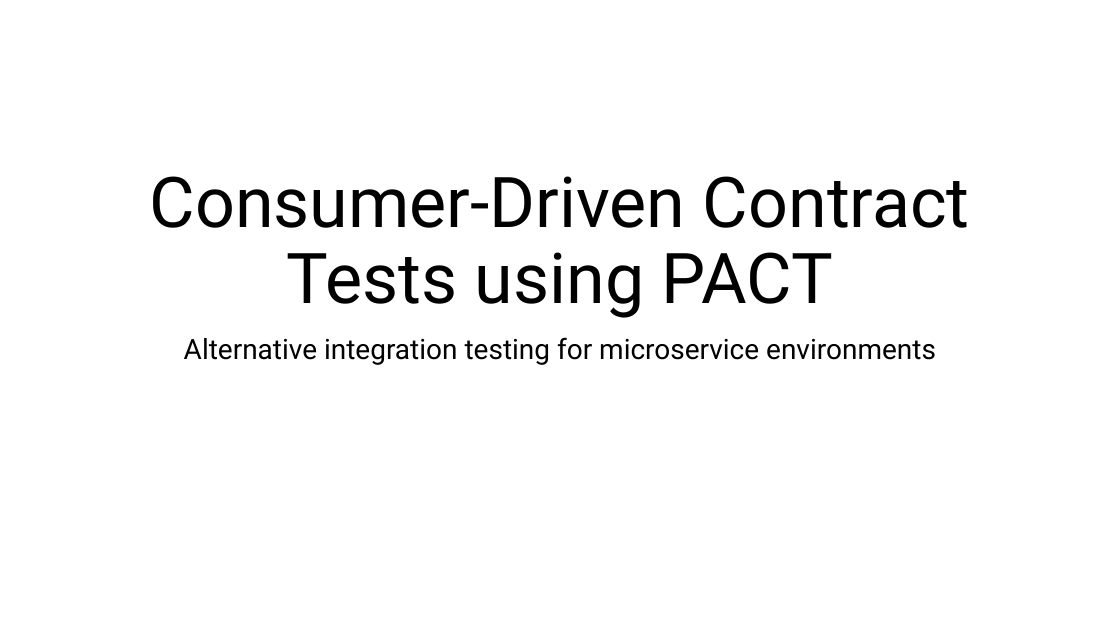
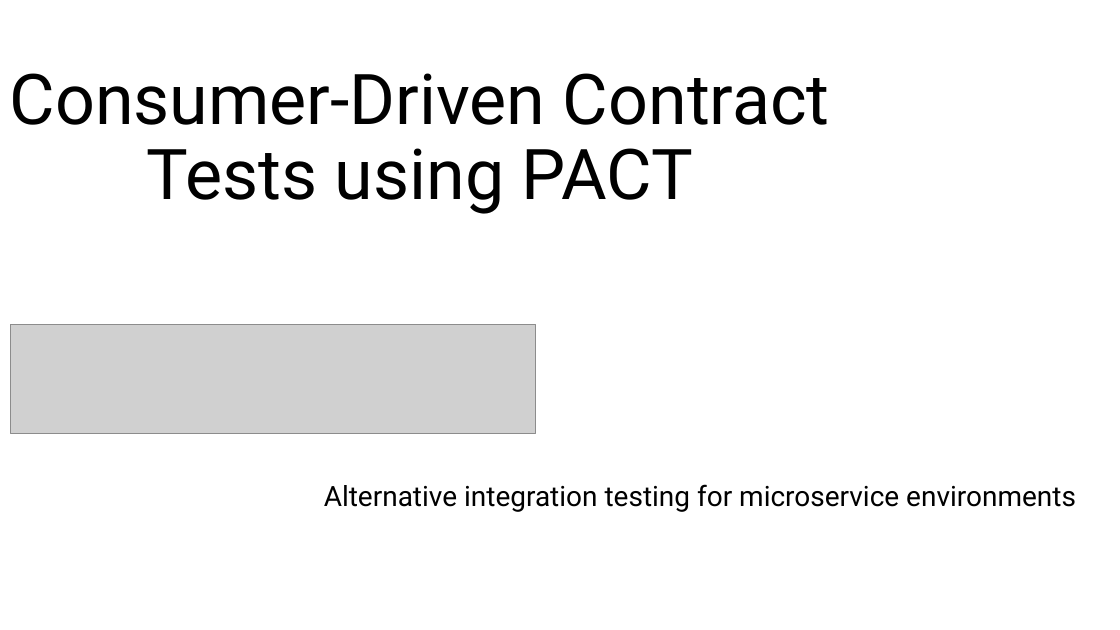
Before and after one commit to m4cx/consumer-driven-contract-testing-pact, a slide deck: slide 1 of powerpoint/Consumer-Driven Contract Tests using PACT.pptx. Drawn at 1120x630 pixels with LibreOffice and Linux fonts; fonts in the diff are those of the drawing; grey boxes stand for pictures. Boxes give left, top, right and bottom in pixels: in the first picture for what was removed or moved away, otherwise in the second. Text is boxed around its words. In the diff, an @@ line names an element or a change of style, - is before the commit and + after.

```diff
--- a/powerpoint/Consumer-Driven Contract Tests using PACT.pptx
+++ b/powerpoint/Consumer-Driven Contract Tests using PACT.pptx
@@ title "Consumer-Driven Contract Tests using PACT": place and size @@
-title "Consumer-Driven Contract Tests using PACT" at box(150, 176, 970, 318)
+title "Consumer-Driven Contract Tests using PACT" at box(10, 73, 830, 214)
@@ picture added at box(11, 324, 536, 434) @@
@@ subtitle "Alternative integration testing for microservice ...": place and size @@
-subtitle "Alternative integration testing for microservice ..." at box(184, 337, 936, 365)
+subtitle "Alternative integration testing for microservice ..." at box(324, 484, 1076, 512)
```
Also in this commit, not shown: 5 other slides changed, 7 slides added, 2 slides removed.
